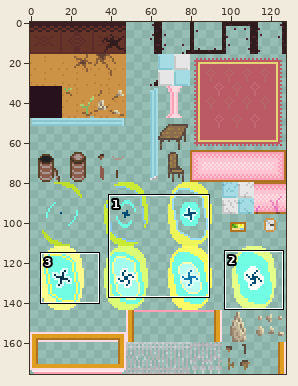
One commit to this sprite sheet: Assets/Sprites/Tilesets/nickOfTimeTiles0.png. Above: a wide view before the commit, with the close-up outlined.
Close-up. Before the commit:
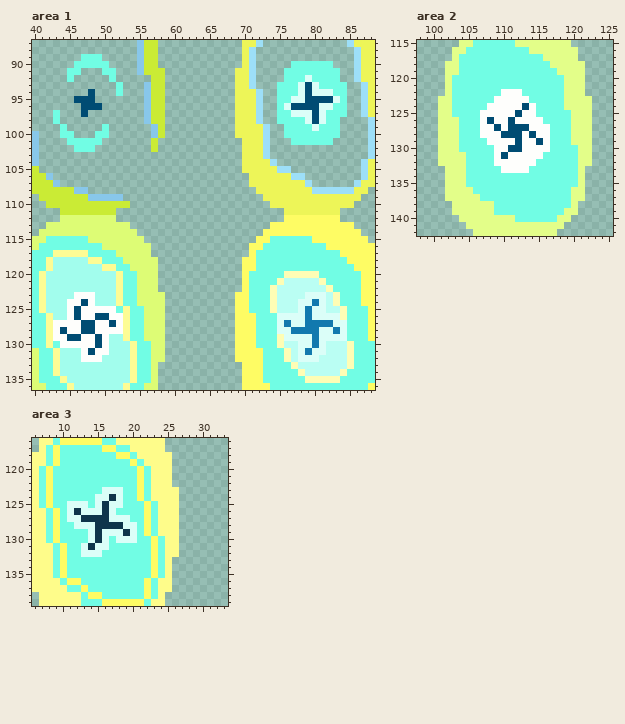
The file is 128x176 pixels. Colours within 5 levels of each other are drawn and written as one. Shown: area 1: x 40..88, y 87..136; area 2: x 98..125, y 115..142; area 3: x 6..33, y 116..139.
Now the later version:
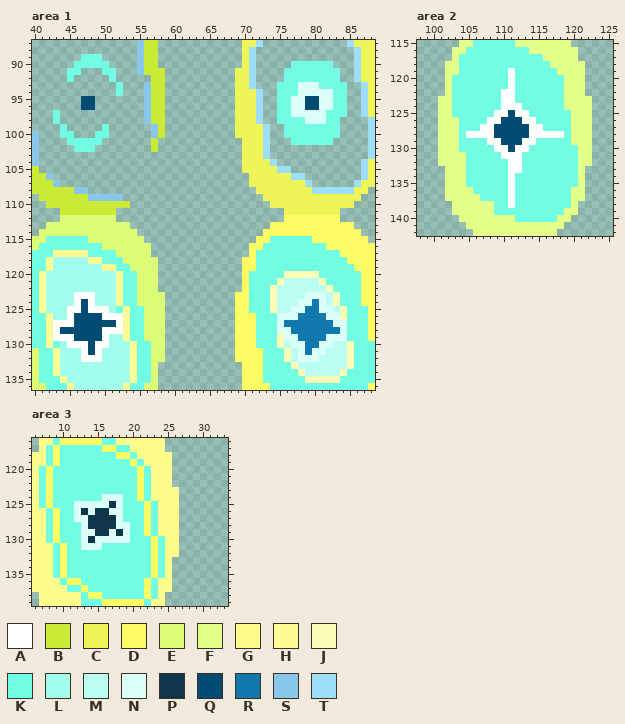
Palette (. is transparent): A #fefefc  B #caeb35  C #edf558  D #fefc64  E #ddfc75  F #e3fe89  G #fefc8a  H #fdfc94  J #fefdb5  K #71fde4  L #a2fded  M #bafef3  N #dbfef8  P #0e354b  Q #004c73  R #1279ae  S #88c7ea  T #9ddff8
Edits made:
Changed rows in their new state; - is an unchanged pixel.
Area 1:
first column x 46:
 92 ---------------------------------K----
 93 ---------------------------------N----
 94 --.------------------------------N----
 95 .----------------------------------NNK
 96 ---.--------------------------KNN-----
 97 -.--------------------------------N---
 98 ----------------------------------N---
 99 ----------------------------------K---
first column x 44:
124 -L-------------------------------------
125 --AQ---L-------------------------N--R-N
126 ---QQ-A---------------------------R-RR-
127 --Q--QQ--------------------------RR----
128 -QQ--Q-------------------------------RR
129 -A-QQ-----------------------------RR-R-
130 L---QA---------------------------N-R--N
131 ------L--------------------------------
Area 2:
first column x 105:
119 ------A-------
120 ------A-------
121 ------A-------
122 -------K------
123 ----K--KK-----
124 ---KK---KK----
125 --KK--QA-K----
126 --KA-Q-Q--K---
127 -----Q-----K--
128 AA--Q---QA--AA
129 -----QQ---KK--
130 -------A-KKK--
131 ----KA--KKK---
132 ----KK--KK----
133 -----K--K-----
134 ------A-------
135 ------A-------
136 ------A-------
137 ------A-------
138 ------A-------
Area 3:
first column x 11:
123 -----KKK--
124 ----K-N---
125 K--N-NP---
126 KNP-P--N--
127 K-N---P-K-
128 -K-P---N-K
129 --N--P-PNK
130 --NPN-N--K
131 ---N-K----
132 --KKK-----
Boxes around the changes in both close-ups, in picture pixels (x1, y1, x2, y2):
changed: (284, 75, 340, 131)
erased: (74, 89, 102, 117)
changed: (60, 299, 116, 355)
changed: (291, 306, 333, 348)
changed: (466, 68, 564, 208)
changed: (67, 487, 137, 557)
